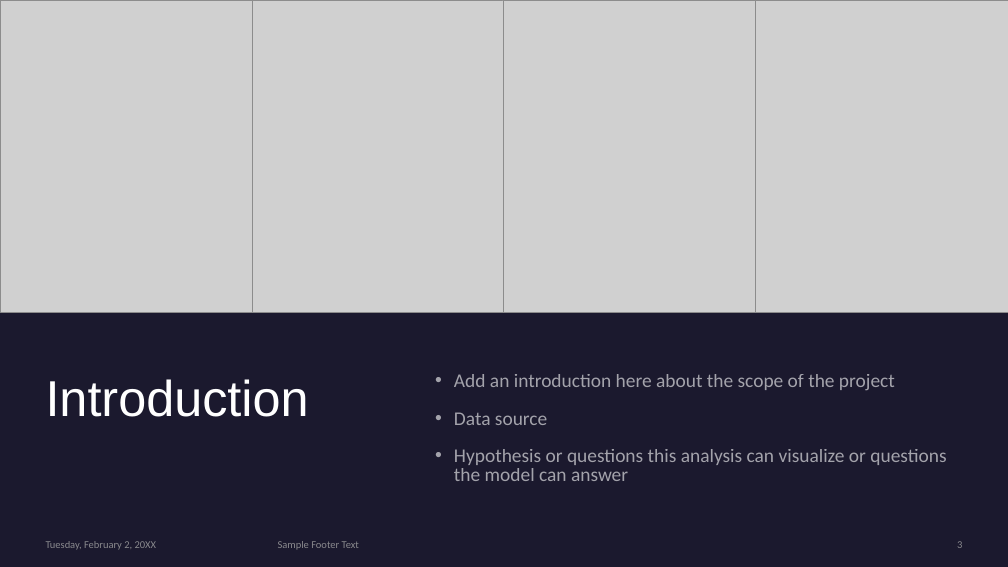
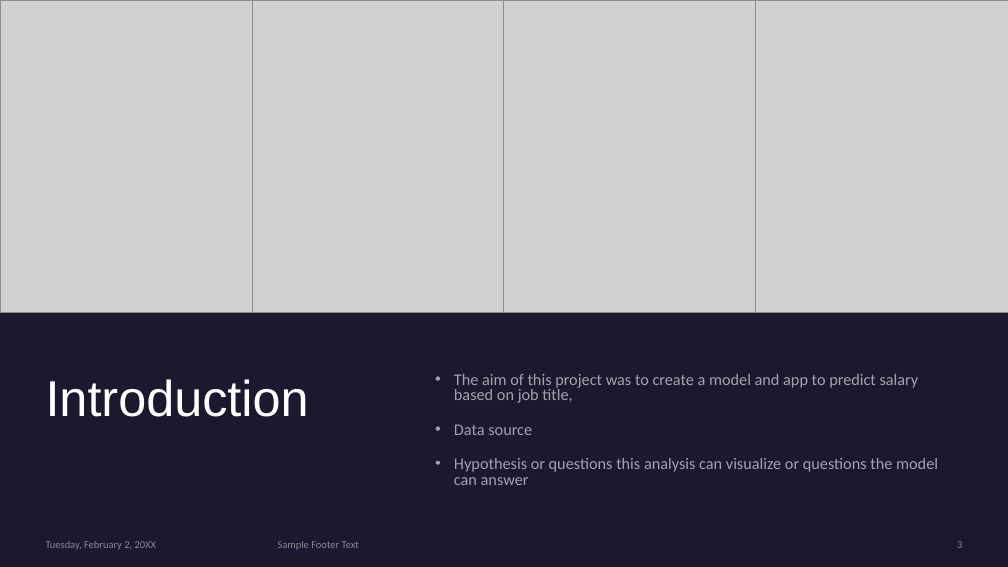
Before and after one commit to CMccormick0003/Data_Science_Salary_Trends, a slide deck: slide 3 of Presentation/draft_presentation_salaries_2023.pptx. Drawn at 1008x567 pixels with LibreOffice and Linux fonts; fonts in the diff are those of the drawing; grey boxes stand for pictures. Boxes give left, top, right and bottom in pixels: in the first picture for what was removed or moved away, otherwise in the second. Text is boxed around its words. In the diff, an @@ line names an element or a change of style, - is before the commit and + after.

```diff
--- a/Presentation/draft_presentation_salaries_2023.pptx
+++ b/Presentation/draft_presentation_salaries_2023.pptx
@@ text at (454, 373, 919, 403): text changed; size 18.5 to 15.5 pt @@
-• Add an introduction here about the scope of the project
+• The aim of this project was to create a model and app to predict salary based on job title,
@@ text at (454, 424, 938, 485): size 18.5 to 15.5 pt in "Data source", "Hypothesis or questions this analysis can visualize ..." @@
```
Also in this commit, not shown: 5 other slides changed.
